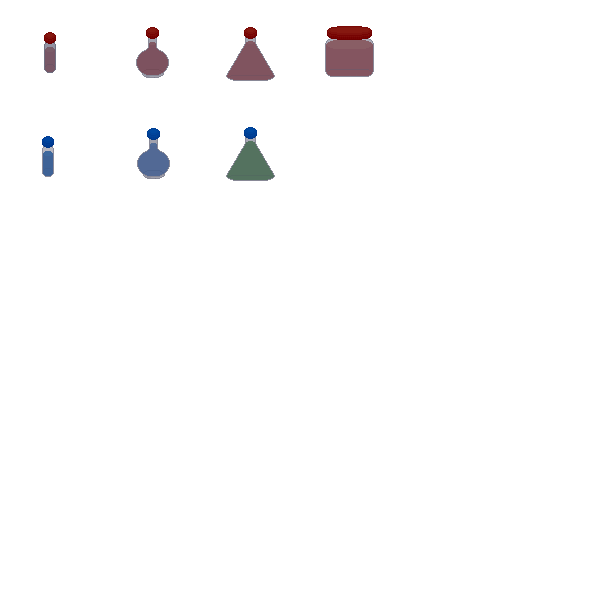
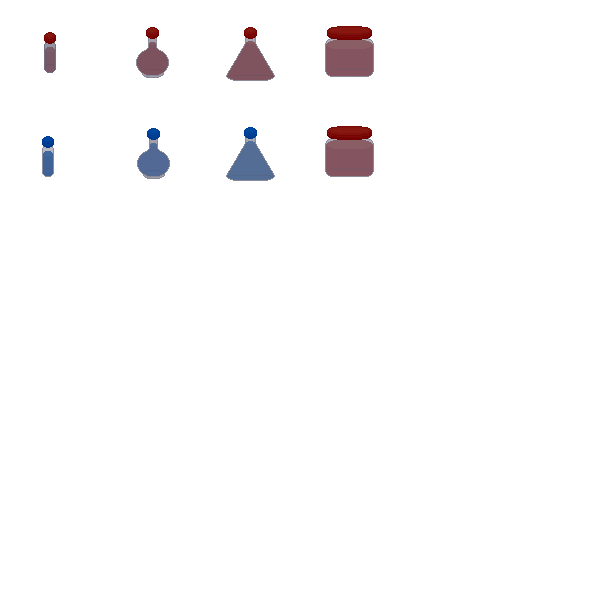
Layered file, before and after one edit (600x600). Changes by layer:
painted on "toppers" over [327, 126, 372, 140]
painted on "glass" over [325, 138, 374, 177]
painted on "potion" over [227, 140, 373, 180]
